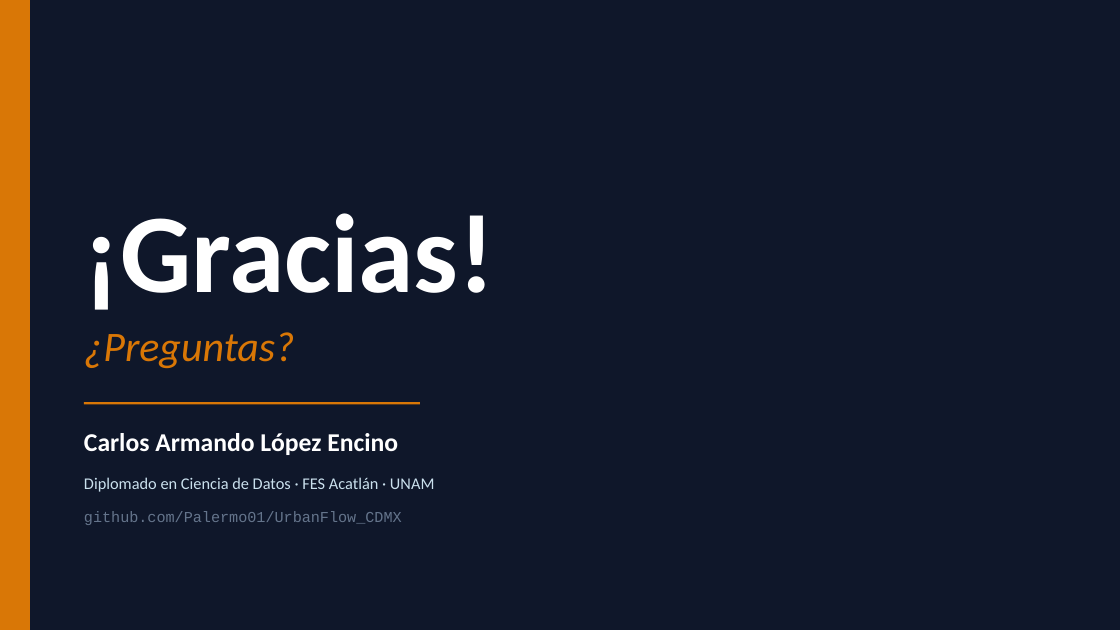
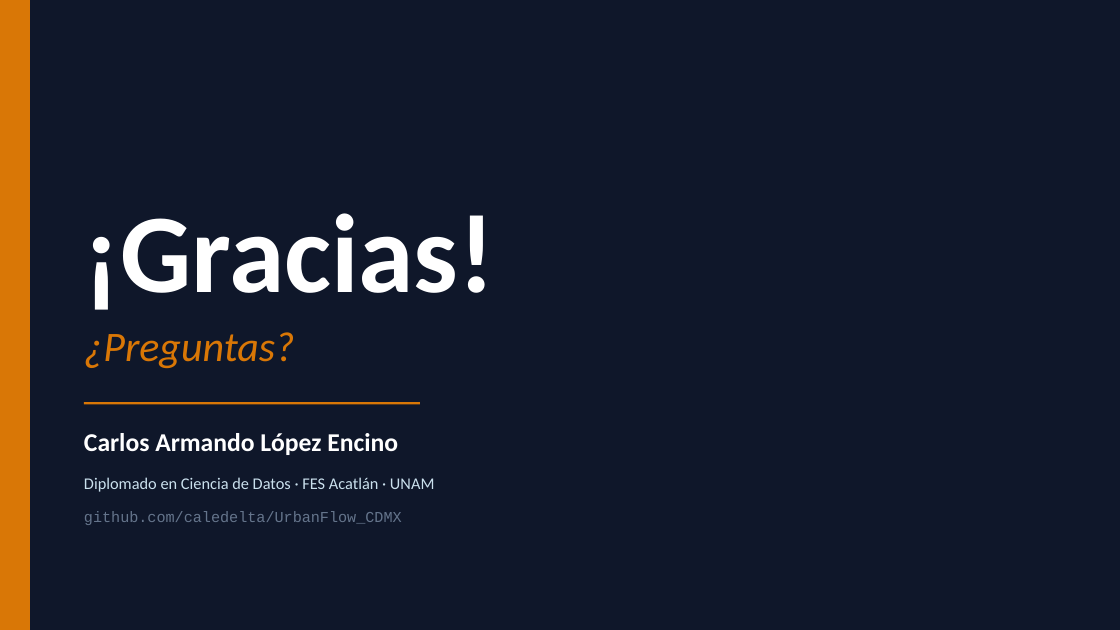
Before and after one commit to caledelta/UrbanFlow_CDMX, a slide deck: slide 16 of docs/UrbanFlow_CDMX_Presentacion.pptx. Drawn at 1120x630 pixels with LibreOffice and Linux fonts; fonts in the diff are those of the drawing. Boxes give left, top, right and bottom in pixels: in the first picture for what was removed or moved away, otherwise in the second. Text is boxed around its words. In the diff, an @@ line names an element or a change of style, - is before the commit and + after.

```diff
--- a/docs/UrbanFlow_CDMX_Presentacion.pptx
+++ b/docs/UrbanFlow_CDMX_Presentacion.pptx
@@ text at (84, 511, 402, 525): text changed @@
-github.com/Palermo01/UrbanFlow_CDMX
+github.com/caledelta/UrbanFlow_CDMX
```
Also in this commit, not shown: 3 other slides changed.
